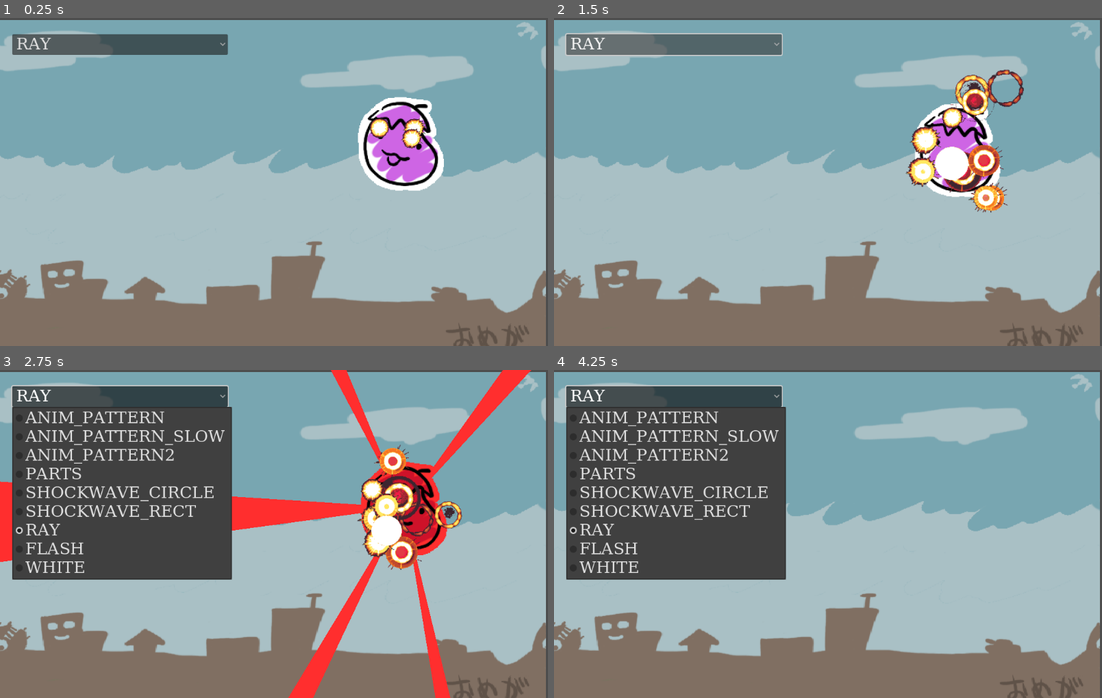
Above: before the commit, frames 1-4 (two rows, left to right).
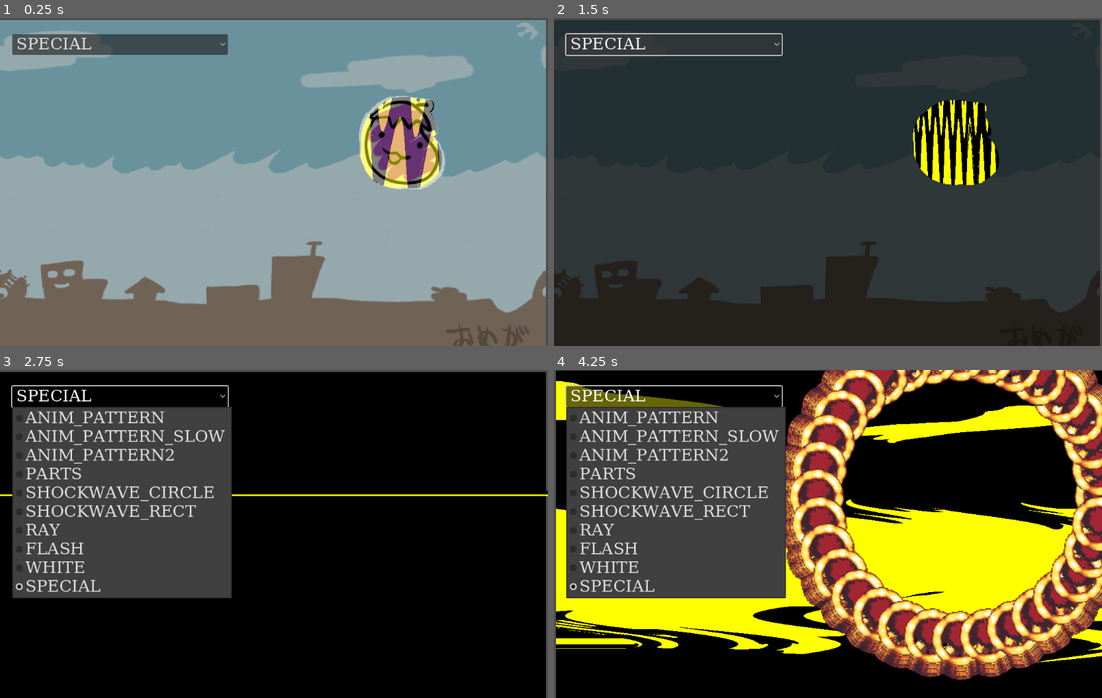
Above: after the commit, the same moments.

Repository: syun77/gd_bosseffect
Game: Godot game, scene res://Main.tscn
Same seed, same stepped clock (60 frames per second), same inputs: the game is played once before the commit and once after it.
Inputs:
- Up to frame 1 (0.25 s): no input
- Up to frame 2 (1.5 s): click "RAY" (after the commit: "SPECIAL") at 0.5 s; click "RAY" (after the commit: "SPECIAL") at 1.25 s
- Up to frame 3 (2.75 s): click "RAY" (after the commit: "SPECIAL") at 2 s
- Up to frame 4 (4.25 s): no input

The runs differ from the first frame. In frame 1, 3.8% of the frame differs, in the area x 3-82%, y 6-53%; in frame 2, 99%, in the area x 0-100%, y 0-100%; in frame 3, 78%; in frame 4, 79%.

Commit message:
謎演出を実装

Diff:
--- a/gd_bosseffect/Main.gd
+++ b/gd_bosseffect/Main.gd
@@ -3,8 +3,11 @@
 const ENEMY_OBJ = preload("res://src/Enemy.tscn")
 const TIMER_SHAKE = 1.0
 
+@onready var _bg2 = $Bg2
 @onready var _bg = $Bg
 @onready var _bg_color = $Bg/ColorRect
+@onready var _mask = $Mask
+@onready var _mask_bg = $Mask/Bg
 @onready var _camera = $Camera2D
 @onready var _option = $UILayer/OptionButton
 @onready var _enemy_layer = $EnemyLayer
@@ -16,6 +19,7 @@
 var _exists_enemy = false
 var _prev_cnt = 0
 var _prev_shake_y = 0.0
+var _dont_shake = false
 
 
 ## 開始.
@@ -63,8 +67,10 @@
 	_exists_enemy = _enemy_layer.get_child_count() > 0
 	if prev:
 		if _exists_enemy == false:
-			# 敵が消えたら画面を揺らす.
-			Common.start_shake()
+			if _dont_shake == false:
+				# 敵が消えたら画面を揺らす.
+				Common.start_shake()
+			_dont_shake = false
 
 	if Common.update_shake(delta) == false:
 		_camera.offset = Vector2.ZERO
@@ -95,3 +101,47 @@
 			else:
 				rate = 1.0 - (rate - 0.8) / 0.2
 			_bg_color.color.a = rate
+		Common.eBg.RASTER:
+			_dont_shake = true
+			var mat:ShaderMaterial = _mask_bg.material
+			if rate < 0.3:
+				_bg2.visible = true
+				_mask.scale.x = 0.75 * randf_range(0.9, 1.1)
+				_mask.scale.y = 0.75 * randf_range(0.9, 1.1)
+				_mask.skew = randf_range(-0.1, 0.1)
+				var rate2 = rate / 0.3
+				var white = Color.WHITE
+				_bg2.modulate = white.lerp(Color.BLACK, rate2)
+				_bg.visible = false
+				mat.set_shader_parameter("is_binarization", true)
+				mat.set_shader_parameter("is_horizontal", false)
+				mat.set_shader_parameter("time", randf_range(0, 1000))
+
+			elif rate < 0.5:
+				mat.set_shader_parameter("time", randf_range(0, 1000))
+				mat.set_shader_parameter("is_horizontal", true)
+				var enemy = _enemy_layer.get_child(0)
+				var rate2 = (rate - 0.3) / 0.2
+				_mask.scale.x = 0.75 + 30 * Ease.expo_out(rate2)
+				_mask.scale.y = 1 * Ease.expo_in(1 - rate2)
+				_mask.skew = 0
+				_bg.visible = false
+				if rate2 > 0.9:
+					Common.start_shake()
+					var spd = 700
+					for i in range(32):
+						var rot = 360 * i / 32.0
+						enemy._add_particle(rot, spd, 2.0)
+			elif rate < 0.8:
+				_bg2.visible = false
+				_bg.visible = true
+				var rate2 = (rate - 0.5) / 0.3
+				mat.set_shader_parameter("time", 100*rate2)
+			else:
+				# 2値化とラスター処理を終了.
+				mat.set_shader_parameter("is_binarization", false)
+				var rate2 = 1.0 - (rate - 0.9) / 0.1
+				mat.set_shader_parameter("time", 100*Ease.cube_in(rate2))
+				_bg.visible = true
+				_bg_color.visible = true
+				_bg_color.color.a = rate2
--- a/gd_bosseffect/Main.tscn
+++ b/gd_bosseffect/Main.tscn
@@ -1,31 +1,58 @@
-[gd_scene load_steps=6 format=3 uid="uid://dl7xrbovpjk6n"]
+[gd_scene load_steps=7 format=3 uid="uid://dl7xrbovpjk6n"]
 
 [ext_resource type="Shader" path="res://assets/shader/bg.gdshader" id="1_01kgf"]
 [ext_resource type="Texture2D" uid="uid://beunn8tnltnpp" path="res://assets/images/bg.png" id="1_4d2xf"]
 [ext_resource type="Script" path="res://Main.gd" id="1_n2hpg"]
 [ext_resource type="Theme" uid="uid://cp0dpuhgevj2x" path="res://assets/fonts/new_theme.tres" id="4_ejr3u"]
+[ext_resource type="Texture2D" uid="uid://c2uj0mj70aytr" path="res://assets/images/enemy.png" id="4_isr6o"]
 
 [sub_resource type="ShaderMaterial" id="ShaderMaterial_cltio"]
 shader = ExtResource("1_01kgf")
-shader_parameter/intensity = 1.0
+shader_parameter/intensity = 0.14
 shader_parameter/time = 0.0
 shader_parameter/is_binarization = false
+shader_parameter/is_horizontal = false
 shader_parameter/threshold = 2.0
 shader_parameter/color1 = null
 shader_parameter/color2 = Color(1, 1, 0, 1)
 
 [node name="Main" type="Node2D"]
 script = ExtResource("1_n2hpg")
-enemy_type = 6
+enemy_type = 9
+
+[node name="Bg2" type="Sprite2D" parent="."]
+visible = false
+position = Vector2(6.10352e-05, 0)
+scale = Vector2(1.35, 1.35)
+texture = ExtResource("1_4d2xf")
+centered = false
+metadata/_edit_lock_ = true
+
+[node name="Mask" type="Sprite2D" parent="."]
+clip_children = 1
+position = Vector2(800, 240)
+scale = Vector2(0.7506, 0.7506)
+texture = ExtResource("4_isr6o")
+hframes = 8
+
+[node name="Bg" type="Sprite2D" parent="Mask"]
+material = SubResource("ShaderMaterial_cltio")
+position = Vector2(-1065.81, -319.744)
+scale = Vector2(1.79856, 1.79856)
+texture = ExtResource("1_4d2xf")
+centered = false
+metadata/_edit_lock_ = true
 
 [node name="Bg" type="Sprite2D" parent="."]
 material = SubResource("ShaderMaterial_cltio")
+position = Vector2(6.10352e-05, 0)
 scale = Vector2(1.35, 1.35)
 texture = ExtResource("1_4d2xf")
 centered = false
 metadata/_edit_lock_ = true
 
 [node name="ColorRect" type="ColorRect" parent="Bg"]
+visible = false
 offset_left = -82.963
 offset_top = -41.4815
 offset_right = 871.037
--- a/gd_bosseffect/assets/shader/bg.gdshader
+++ b/gd_bosseffect/assets/shader/bg.gdshader
@@ -6,6 +6,7 @@
 
 // 2値化用.
 uniform bool is_binarization = true;
+uniform bool is_horizontal = true;
 // しきい値
 uniform float threshold:hint_range(0.0, 3.0) = 2.0;
 
@@ -15,8 +16,13 @@
 
 void fragment() {
 	float t = time;
+	//float t = TIME;
 	float u = UV.x + intensity * sin(UV.y * t);
 	vec2 uv = vec2(u, UV.y);
+	if(is_horizontal == false) {
+		float v = UV.y + intensity * sin(UV.x * t);
+		uv = vec2(UV.x, v);
+	}
 
 	// 色を取得
     vec4 color = texture(TEXTURE, uv);
--- a/gd_bosseffect/src/Enemy.gd
+++ b/gd_bosseffect/src/Enemy.gd
@@ -8,10 +8,11 @@
 # ------------------------------------------
 # preload.
 # ------------------------------------------
-var PARTICLE_EXPLOSION = preload("res://src/particle/ParticleExplosion.tscn")
-var PARTICLE_SHOCK_WAVE = preload("res://src/particle/ParticleShockWave.tscn")
-var PARTICLE_SHOCK_WAVE2 = preload("res://src/particle/ParticleShockWave2.tscn")
-var PARTICLE_RECT = preload("res://src/particle/ParticleRect.tscn")
+const PARTICLE_EXPLOSION = preload("res://src/particle/ParticleExplosion.tscn")
+const PARTICLE_SHOCK_WAVE = preload("res://src/particle/ParticleShockWave.tscn")
+const PARTICLE_SHOCK_WAVE2 = preload("res://src/particle/ParticleShockWave2.tscn")
+const PARTICLE_RECT = preload("res://src/particle/ParticleRect.tscn")
+const PARTICLE_CIRCLE_WHITE = preload("res://src/particle/ParticleCircleWhite.tscn")
 
 # ------------------------------------------
 # consts.
@@ -27,6 +28,7 @@
 	RAY,
 	FLASH,
 	WHITE,
+	SPECIAL,
 }
 
 # ------------------------------------------
@@ -83,12 +85,24 @@
 			_add_child(p)
 		eType.SHOCKWAVE_CIRCLE:
 			Common.change_bg(Common.eBg.WHITE, 1.0)
+		eType.RAY:
+			# 白い円が拡大.
+			var p = PARTICLE_CIRCLE_WHITE.instantiate()
+			p.position = position
+			p.setup(0, 0, 1.5)
+			_add_child(p)
+			var spd = 700
+			for i in range(32):
+				var rot = 360 * i / 32.0
+				_add_particle(rot, spd, 2.0)
 		eType.SHOCKWAVE_RECT:
 			var p = PARTICLE_RECT.instantiate()
 			p.position = position
 			p.setup(0, 0, 1.5)
 			p.color = Color.RED
 			_add_child(p)
+		eType.SPECIAL:
+			pass
 		_:
 			var spd = 700
 			match _id:
@@ -354,3 +368,12 @@
 	_max_timer = 2.0
 func _move_SHOCKWAVE_RECT(delta:float) -> void:
 	_move_ANIM_PATTERN(delta)
+
+## 特殊.
+func _init_SPECIAL() -> void:
+	_max_timer = 7.0
+	Common.change_bg(Common.eBg.RASTER, _max_timer)
+func _move_SPECIAL(delta:float) -> void:
+	if _timer < 0.5:
+		var rate = 1 - _timer / 0.5
+		modulate.a = rate
--- /dev/null
+++ b/gd_bosseffect/src/particle/ParticleCircleWhite.gd
@@ -0,0 +1,16 @@
+extends Particle
+
+func _update(delta: float) -> void:
+	move(delta)
+
+	queue_redraw()
+
+func _draw() -> void:
+	var rate = get_time_rate()
+	var radius = 1024 * Ease.expo_out(rate)
+	var alpha = 1
+	if rate > 0.6:
+		alpha *= 1 - ((rate - 0.6) / 0.4)
+	var c = color
+	c.a = alpha
+	draw_circle(Vector2.ZERO, radius, c)
--- /dev/null
+++ b/gd_bosseffect/src/particle/ParticleCircleWhite.tscn
@@ -0,0 +1,10 @@
+[gd_scene load_steps=3 format=3 uid="uid://c7kky018houbi"]
+
+[ext_resource type="Script" path="res://src/particle/ParticleCircleWhite.gd" id="1_ls8tc"]
+
+[sub_resource type="CanvasItemMaterial" id="CanvasItemMaterial_peb0m"]
+blend_mode = 1
+
+[node name="ParticleRect" type="Sprite2D"]
+material = SubResource("CanvasItemMaterial_peb0m")
+script = ExtResource("1_ls8tc")
